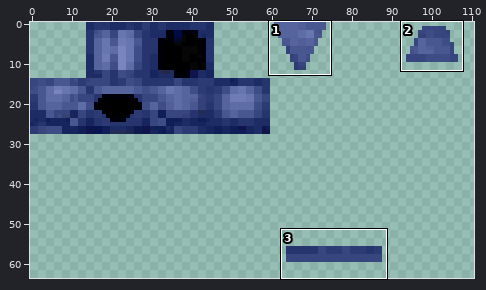
Sprite sheet, stored at src/main/resources/assets/knightsofterrafirma/textures/models/armor/bluesteel_armet_layer_1_overlay.png. Above: a wide view before the commit, with the close-up outlined.
Close-up. The starting point:
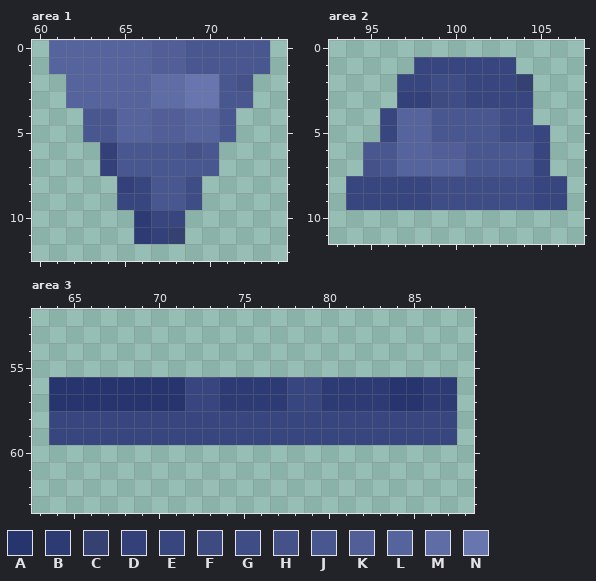
The file is 128x64 pixels. Colours within 5 levels of each other are drawn and written as one. Shown: area 1: x 60..74, y 0..12; area 2: x 93..107, y 0..11; area 3: x 63..88, y 52..63. The wide view leaves out empty margins. The commit also changed other parts of the picture, which this record leaves out.
Palette (. is transparent): A #27356e  B #2d3b74  C #354170  D #334079  E #38467f  F #3e4b80  G #3f4d86  H #45528a  J #495790  K #515e97  L #56649d  M #5f6da6  N #6876af
Pixels before, area 1, first column x 61:
 0 LLLLLLKKJJJJJ
 1 LLLLLLKKJJJJJ
 2 .LLLLLMMNNJH.
 3 .LLLLLMMNNJJ.
 4 ..JJLLKKLLJ..
 5 ..JJLLKKLLJ..
 6 ...DJJJJHJ...
 7 ...DJJJJJJ...
 8 ....DEJJG....
 9 ....EEJJG....
10 .....BEE.....
11 .....BDC.....
Pixels before, area 2, first column x 94:
 1 ....EEEEEE...
 2 ...EEGGEEEC..
 3 ...DDFGEEEE..
 4 ..ELLJJJJGG..
 5 ..ELLJJJJGGE.
 6 .JJLLKKJJJJE.
 7 .HJLLLLJJJJE.
 8 EEEEEGGGGGGEE
 9 EEEEEGGGGGGEE
Pixels before, area 3, first column x 64:
56 AAAAAAAAEEBBBBEEBBBBAABB
57 AAAAAAAAEEBBBBEEBBBBAABB
58 EEEEEEEEEEEEEEEEEEEEEEEE
59 EEEEEEEEEEEEEEEEEEEEEEEE
And afterwards:
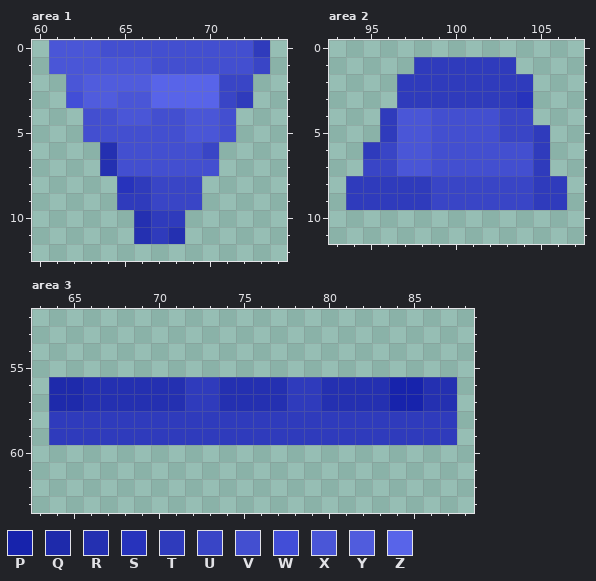
Colours new in this view: P #1723ac  Q #1e2aab  R #2430b1  S #2733bc  T #2f3bbc  U #3945c6  V #434fd0  W #424ed7  X #4a56d7  Y #505cdd  Z #5864e9
Edits made:
Changed rows in their new state; - is an unchanged pixel.
Area 1:
first column x 61:
 0 XXXVVVVVVVVVT
 1 XXXXXXVVVVVVU
 2 -XYYYYZZZZUU-
 3 -WYYXXZZZZUT-
 4 --VVXXVVXXV--
 5 --VVVVVVXXV--
 6 ---RVVVVVU---
 7 ---RVVVVVV---
 8 ----STUUU----
 9 ----TTUUU----
10 -----RTT-----
11 -----RTR-----
Area 2:
first column x 94:
 1 ----TTTTTT---
 2 ---TTTTTTTT--
 3 ---TTTTTTTS--
 4 --TXXVVVVUU--
 5 --TXXVVVVUUT-
 6 -TUXXVVVVVVT-
 7 -UUXXVVVVVVT-
 8 TTTTTUUUUUUTT
 9 TTTTTUUUUUUTT
Area 3:
first column x 64:
56 QQRRRRRRTTRRRRTTRRRRPPRR
57 QQRRRRRRTTRRRRTTRRRRPPRR
58 TTTTTTTTTTTTTTTTTTTTTTTT
59 TTTTTTTTTTTTTTTTTTTTTTTT
